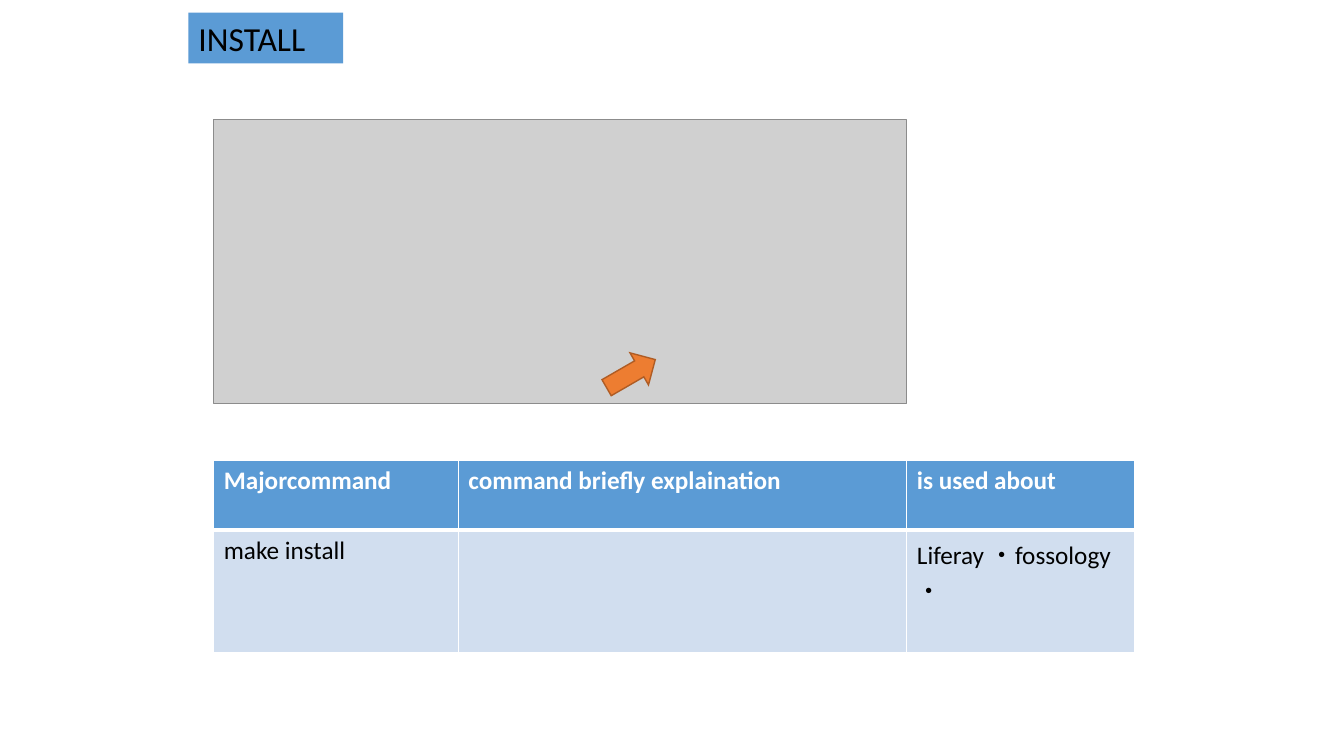
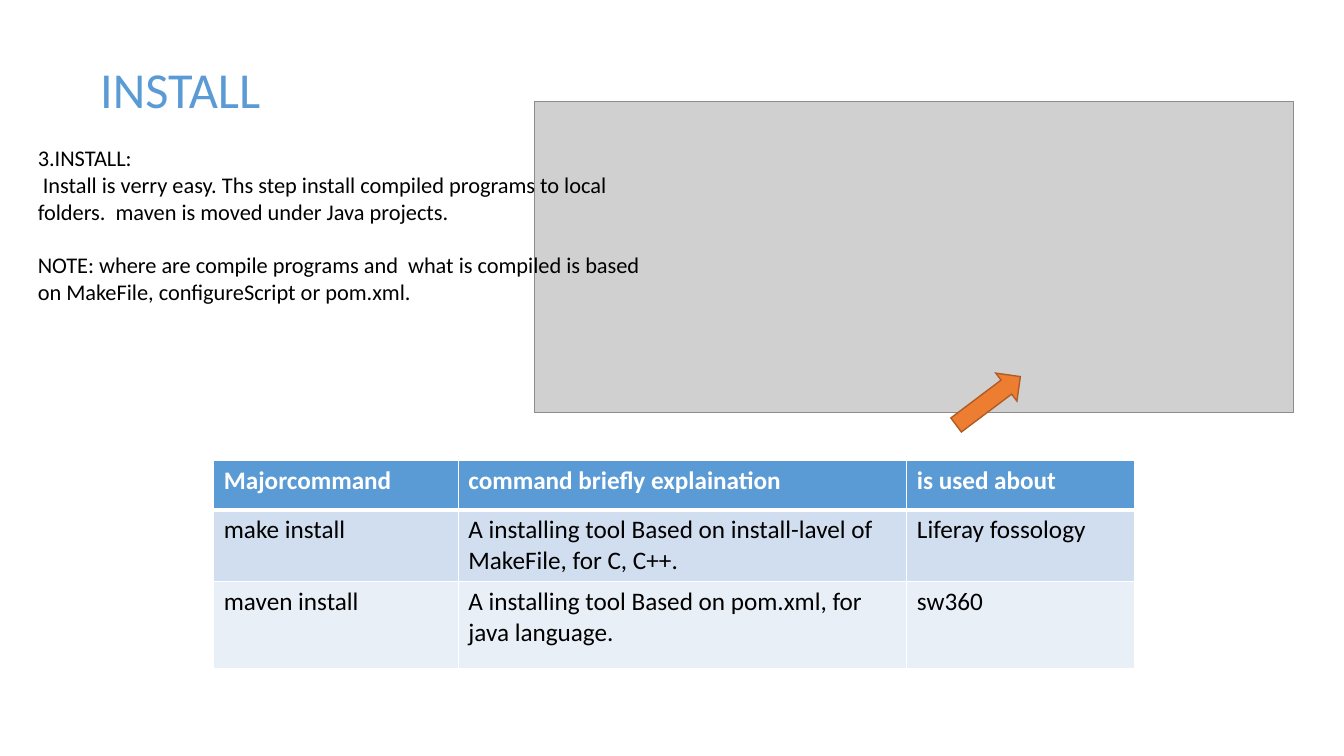
Before and after one commit to daito2223653/document, a slide deck: slide 9 of sub.pptx (slide 10 before the commit). Drawn at 1344x756 pixels with LibreOffice and Linux fonts; fonts in the diff are those of the drawing; grey boxes stand for pictures. Boxes give left, top, right and bottom in pixels: in the first picture for what was removed or moved away, otherwise in the second. Text is boxed around its words. In the diff, an @@ line names an element or a change of style, - is before the commit and + after.

```diff
--- a/sub.pptx
+++ b/sub.pptx
@@ text "INSTALL": place and size @@
-text "INSTALL" at bbox=[189, 12, 344, 63]
+text "INSTALL" at bbox=[100, 75, 260, 109]
@@ text "INSTALL" at bbox=[100, 75, 260, 109]: size 24 to 36 pt, text colour #000000 to #5B9BD5; fill #5B9BD5 to none @@
@@ picture: place and size @@
-picture at bbox=[214, 120, 906, 404]
+picture at bbox=[534, 102, 1294, 412]
@@ text added at bbox=[38, 151, 639, 304], 16 pt, text #000000 @@
+3.INSTALL:
+Install is verry easy. Ths step install compiled programs to local folders. maven is moved under Java projects.
+NOTE: where are compile programs and what is compiled is based on MakeFile, configureScript or pom.xml.
@@ right arrow removed at bbox=[597, 343, 665, 404] @@
@@ right arrow added at bbox=[946, 362, 1032, 439], fill #ED7D31, outline #AF5C24 1 pt @@
@@ table at bbox=[214, 461, 1135, 754] @@
-row 2: make install |  | Liferay ・fossology ・
+row 2: make install | A installing tool Based on install-lavel of MakeFile, for C, C++. | Liferay fossology
+row 3: maven install | A installing tool Based on pom.xml, for java language. | sw360
```
Also in this commit, not shown: 7 other slides changed, 1 slide added, 2 slides removed.
